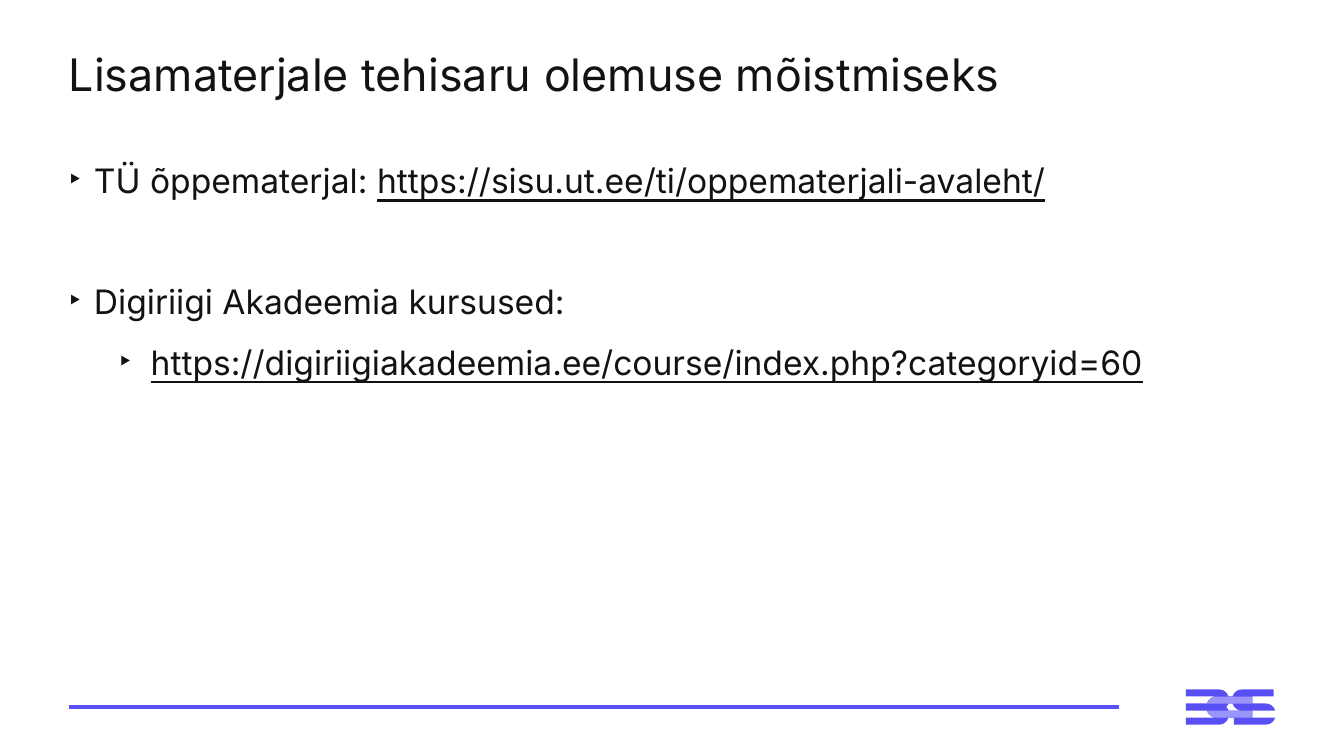
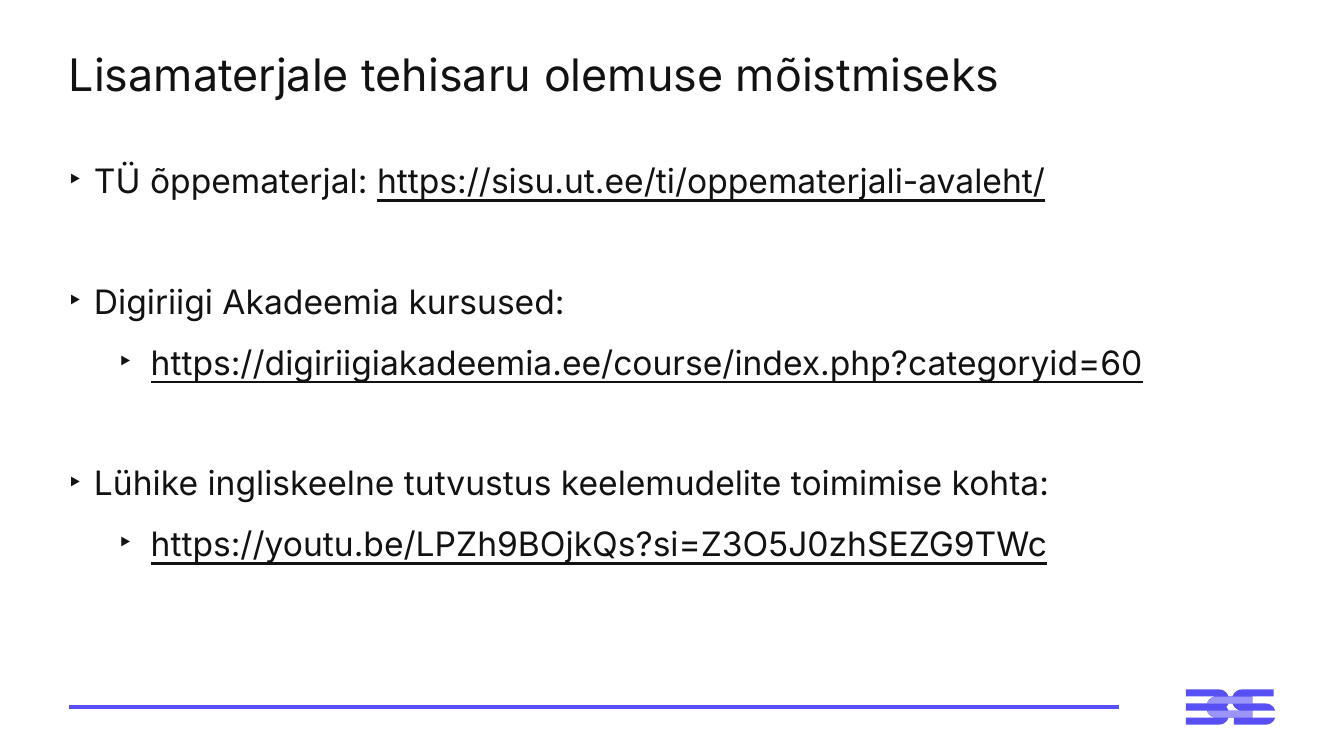
Before and after one commit to virverani/andmetarkus_2026_kevad, a slide deck: slide 7 of Day15/15-paev-andmetarkus-esitlus.pptx (slide 6 before the commit). Drawn at 1344x756 pixels with LibreOffice and Linux fonts; fonts in the diff are those of the drawing. Boxes give left, top, right and bottom in pixels: in the first picture for what was removed or moved away, otherwise in the second. Text is boxed around its words. In the diff, an @@ line names an element or a change of style, - is before the commit and + after.

Commit message:
Slides update.

```diff
--- a/Day15/15-paev-andmetarkus-esitlus.pptx
+++ b/Day15/15-paev-andmetarkus-esitlus.pptx
@@ text at bbox=[94, 469, 1049, 564]: paragraphs added @@
+‣ Lühike ingliskeelne tutvustus keelemudelite toimimise kohta:
+  ‣ https://youtu.be/LPZh9BOjkQs?si=Z3O5J0zhSEZG9TWc
```
Also in this commit, not shown: 1 other slide changed, 1 slide added, 1 other file.
